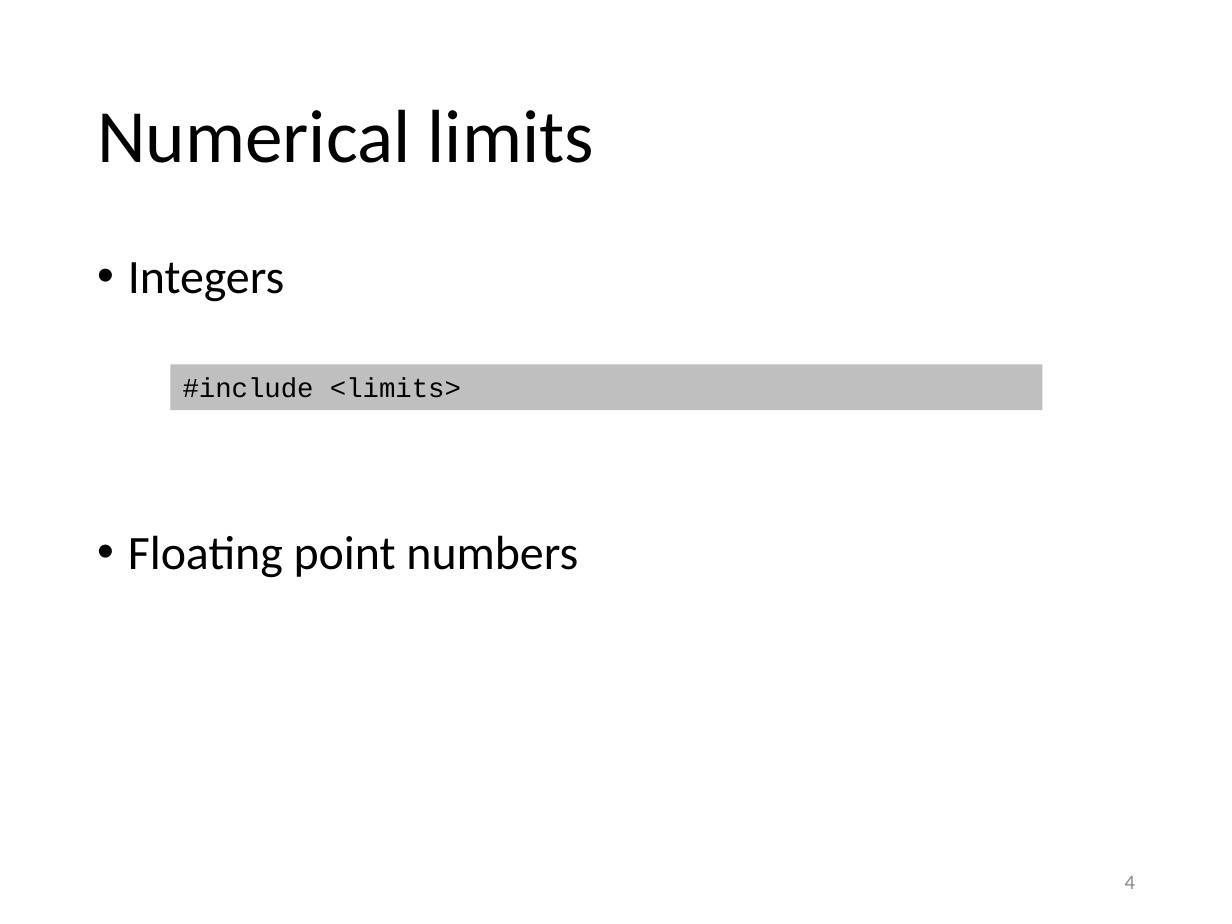
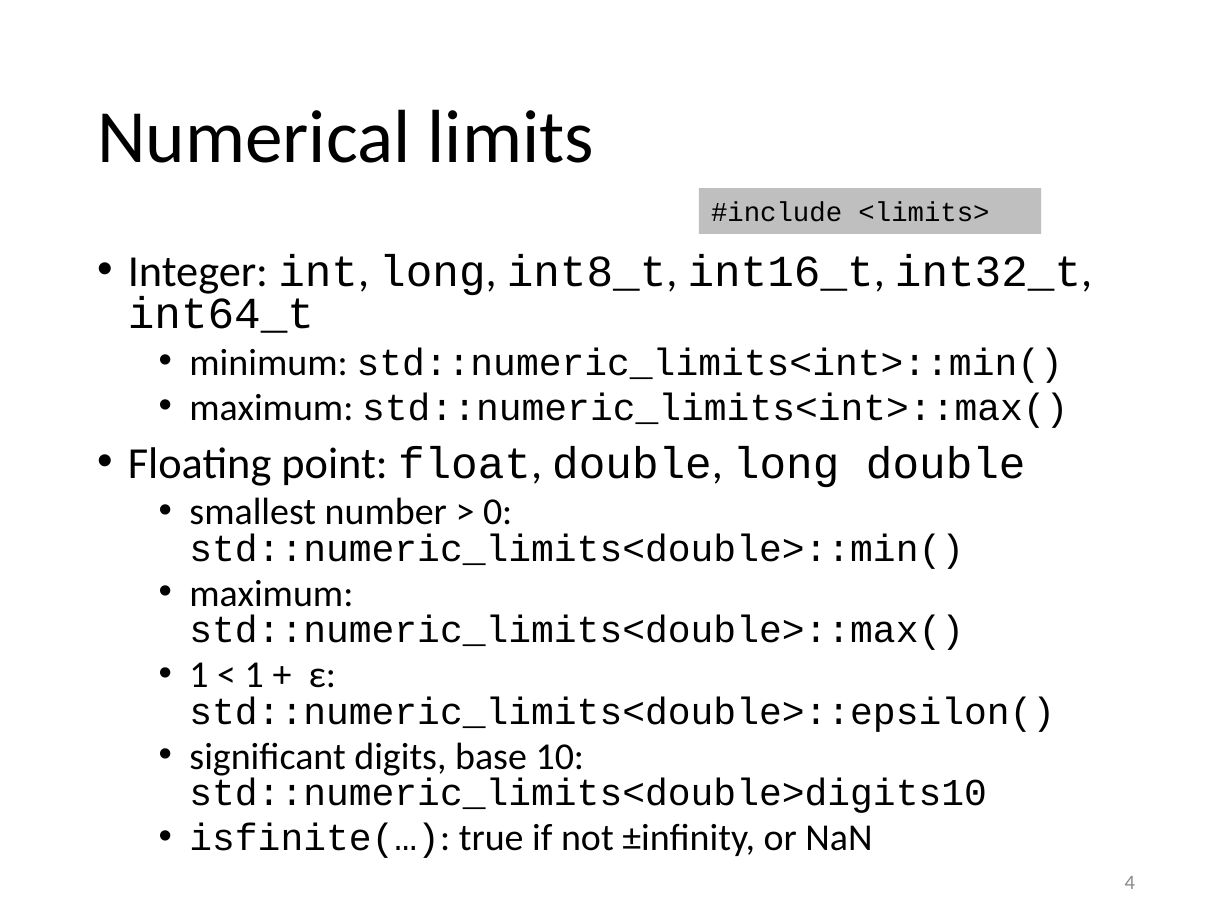
Before and after one commit to gjbex/training-material, a slide deck: slide 4 of CPlusPlus/12_essential_cpp_numerics.pptx. Drawn at 1232x924 pixels with LibreOffice and Linux fonts; fonts in the diff are those of the drawing. Boxes give left, top, right and bottom in pixels: in the first picture for what was removed or moved away, otherwise in the second. Text is boxed around its words. In the diff, an @@ line names an element or a change of style, - is before the commit and + after.

Commit message:
Added slides on limits and precision

```diff
--- a/CPlusPlus/12_essential_cpp_numerics.pptx
+++ b/CPlusPlus/12_essential_cpp_numerics.pptx
@@ rectangle "#include <limits>" resized from (x1=170, y1=365, x2=1042, y2=410) to (x1=699, y1=188, x2=1041, y2=234) @@
@@ text at (x1=128, y1=254, x2=1092, y2=851): text changed; size 28 to 22.2 pt; font Calibri to Courier New @@
-• Integers
-• Floating point numbers
+• Integer: int, long, int8_t, int16_t, int32_t, int64_t
+  • minimum: std::numeric_limits<int>::min()
+  • maximum: std::numeric_limits<int>::max()
+• Floating point: float, double, long double
+  • smallest number > 0: std::numeric_limits<double>::min()
+  • maximum: std::numeric_limits<double>::max()
+  • 1 < 1 + ε: std::numeric_limits<double>::epsilon()
+  • significant digits, base 10: std::numeric_limits<double>digits10
+  • isfinite(…): true if not ±infinity, or NaN
```
Also in this commit, not shown: 2 slides added.
